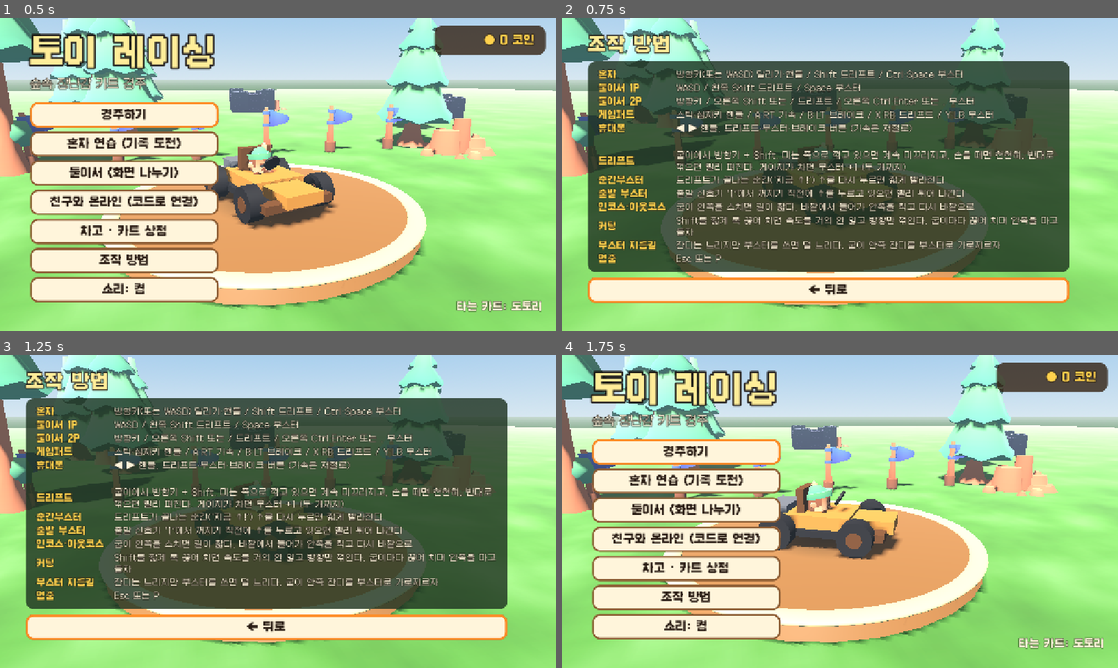
Above: before the commit, frames 1-4 (two rows, left to right).
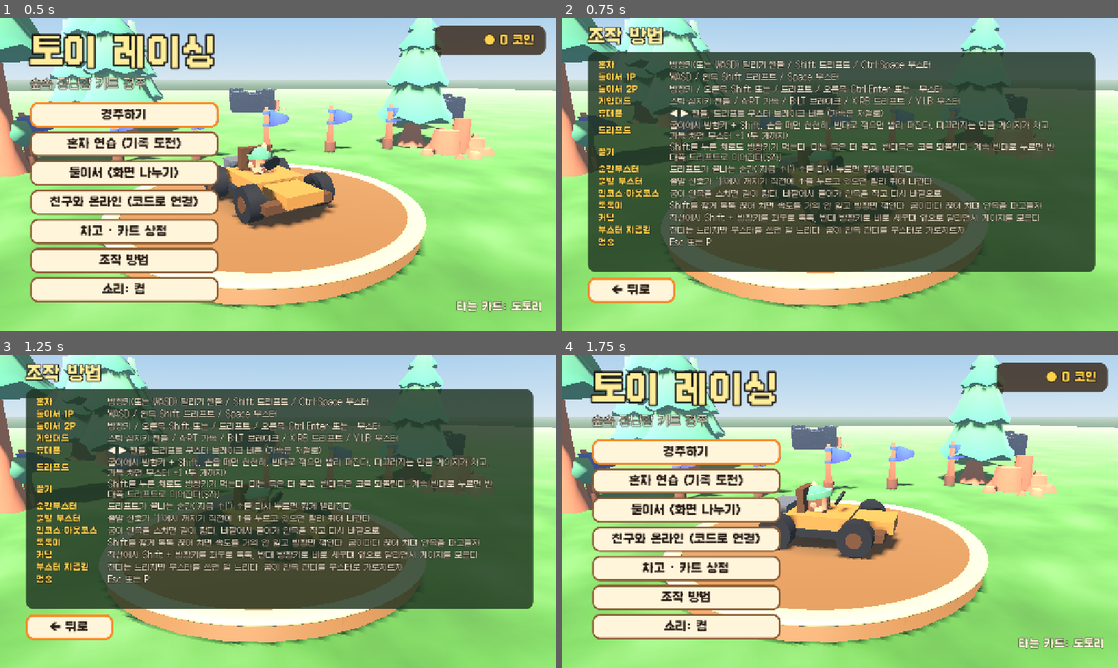
Above: after the commit, the same moments.

Repository: mhyoo-games/toy_racing
Game: Godot game, scene res://scenes/main.tscn
Two runs of this game, one before a commit and one after it. Both use one fixed random seed, a clock stepped at 60 frames per second and the inputs below.
Inputs:
- Up to frame 1 (0.5 s): no input
- Up to frame 2 (0.75 s): click "조작 방법" at 0.5 s
- Up to frame 3 (1.25 s): no input
- Up to frame 4 (1.75 s): click "← 뒤로" at 1.25 s

Frame 1 is identical in both runs. In frame 2, 27% of the frame differs, in the area x 4-96%, y 2-92%; in frame 3, 27%; in frame 4, nothing differs.

Commit message:
드리프트 기술: 끌기(누른 채 방향키)·반대쪽으로 이어가기·톡톡이·커팅, 멈춤 메뉴 가운데로
- 드리프트 키를 누른 채로도 방향키가 먹음: 미는 쪽은 더 돌고, 반대쪽은 코를 되돌리고, 넘어가면 반대쪽 드리프트로(S자)
- 커팅: 작게 미끄러져도 게이지가 차고 가속은 거의 그대로 → 직선에서 좌우로 톡톡 쳐 앞으로 가며 게이지 모으기
- 드리프트 중 핸들은 빨리(카운터), 방향 바꿀 때도 끼익
- 멈춤 메뉴가 화면 밖으로 나가던 것 고침 (가운데 정렬), 조작 방법 화면 스크롤
- 기술 테스트 추가 (끌기 게이지, 누른 채 카운터·반대쪽, 사람처럼 친 커팅)

Co-Authored-By: Claude Opus 5.5 <noreply@anthropic.com>
Claude-Session: https://claude.ai/code/session_012c35DRFcPfDK4CUQBsiQHA

Diff:
--- a/scripts/dev.gd
+++ b/scripts/dev.gd
@@ -18,6 +18,10 @@
 		queue_free()
 		return
 	DirAccess.make_dir_recursive_absolute(out)
+	for a in OS.get_cmdline_user_args():
+		if a.begins_with("--size="):
+			var wh := a.substr(7).split("x")
+			get_window().size = Vector2i(int(wh[0]), int(wh[1]))
 	process_mode = Node.PROCESS_MODE_ALWAYS
 	Sound.set_muted(true)
 	Engine.max_physics_steps_per_frame = 40
@@ -73,6 +77,11 @@
 			await _race("duo", [5.0, 9.0])
 		"time":
 			await _race("time", [5.0])
+		"pause":
+			await _race("race", [2.0])
+			main().race.pause_menu.open()
+			await wait(0.5)
+			await shot("pause")
 		"results":
 			Game.mode = "race"
 			main().start_race()
--- a/scripts/menu.gd
+++ b/scripts/menu.gd
@@ -265,37 +265,43 @@
 # ───────── 조작 방법
 
 func _help() -> void:
-	var v := _column(60, 36)
-	v.add_child(UI.label("조작 방법", 44, Color(1.0, 0.93, 0.6), true))
+	var v := _column(60, 20)
+	v.add_child(UI.label("조작 방법", 40, Color(1.0, 0.93, 0.6), true))
 	var p := UI.panel()
 	v.add_child(p)
+	var sc := ScrollContainer.new()
+	sc.custom_minimum_size = Vector2(1120, 470)
+	sc.horizontal_scroll_mode = ScrollContainer.SCROLL_MODE_DISABLED
+	p.add_child(sc)
 	var lines := [
 		["혼자", "방향키(또는 WASD) 달리기·핸들 / Shift 드리프트 / Ctrl·Space 부스터"],
 		["둘이서 1P", "WASD / 왼쪽 Shift 드리프트 / Space 부스터"],
 		["둘이서 2P", "방향키 / 오른쪽 Shift 또는 / 드리프트 / 오른쪽 Ctrl·Enter 또는 . 부스터"],
 		["게임패드", "스틱·십자키 핸들 / A·RT 가속 / B·LT 브레이크 / X·RB 드리프트 / Y·LB 부스터"],
 		["휴대폰", "◀ ▶ 핸들, 드리프트·부스터·브레이크 버튼 (가속은 저절로)"],
-		["", ""],
-		["드리프트", "굽이에서 방향키 + Shift. 미는 쪽으로 꺾고 있으면 계속 미끄러지고, 손을 떼면 천천히, 반대로 꺾으면 빨리 펴진다. 게이지가 차면 부스터 +1 (두 개까지)"],
+		["드리프트", "굽이에서 방향키 + Shift. 손을 떼면 천천히, 반대로 꺾으면 빨리 펴진다. 미끄러지는 만큼 게이지가 차고, 가득 차면 부스터 +1 (두 개까지)"],
+		["끌기", "Shift를 누른 채로도 방향키가 먹는다. 미는 쪽은 더 돌고, 반대쪽은 코를 되돌린다. 계속 반대로 누르면 반대쪽 드리프트로 이어진다(S자)"],
 		["순간부스터", "드리프트가 끝나는 순간(‘지금 ↑!’) ↑를 다시 누르면 짧게 빨라진다"],
 		["출발 부스터", "출발 신호가 ‘1’에서 꺼지기 직전에 ↑를 누르고 있으면 빨리 튀어 나간다"],
 		["인코스·아웃코스", "굽이 안쪽을 스치면 길이 짧다. 바깥에서 들어가 안쪽을 찍고 다시 바깥으로"],
-		["커팅", "Shift를 짧게 톡 끊어 치면 속도를 거의 안 잃고 방향만 꺾인다. 굽이마다 끊어 치며 안쪽을 파고들자"],
+		["톡톡이", "Shift를 짧게 톡톡 끊어 치면 속도를 거의 안 잃고 방향만 꺾인다. 굽이마다 끊어 치며 안쪽을 파고들자"],
+		["커팅", "직선에서 Shift + 방향키를 좌우로 톡톡, 반대 방향키로 바로 세우며 앞으로 달리면서 게이지를 모은다"],
 		["부스터 지름길", "잔디는 느리지만 부스터를 쓰면 덜 느리다. 굽이 안쪽 잔디를 부스터로 가로지르자"],
 		["멈춤", "Esc 또는 P"],
 	]
 	var grid := GridContainer.new()
 	grid.columns = 2
 	grid.add_theme_constant_override("h_separation", 24)
-	grid.add_theme_constant_override("v_separation", 6)
-	p.add_child(grid)
+	grid.add_theme_constant_override("v_separation", 5)
+	sc.add_child(grid)
 	for l in lines:
-		grid.add_child(UI.label(l[0], 21, Color(1.0, 0.82, 0.3), true))
-		var d := UI.label(l[1], 20, UI.CREAM)
+		grid.add_child(UI.label(l[0], 19, Color(1.0, 0.82, 0.3), true))
+		var d := UI.label(l[1], 18, UI.CREAM)
 		d.autowrap_mode = TextServer.AUTOWRAP_WORD_SMART
-		d.custom_minimum_size = Vector2(880, 0)
+		d.custom_minimum_size = Vector2(900, 0)
 		grid.add_child(d)
 	var back := UI.button("← 뒤로", func(): show_screen("title"), 200)
+	back.size_flags_horizontal = Control.SIZE_SHRINK_BEGIN
 	v.add_child(back)
 	back.call_deferred("grab_focus")
 
--- a/scripts/pause_menu.gd
+++ b/scripts/pause_menu.gd
@@ -12,10 +12,12 @@
 	bg.color = Color(0.05, 0.08, 0.06, 0.7)
 	bg.set_anchors_preset(Control.PRESET_FULL_RECT)
 	add_child(bg)
+	var center := CenterContainer.new()
+	center.set_anchors_and_offsets_preset(Control.PRESET_FULL_RECT)
+	add_child(center)
 	box = VBoxContainer.new()
-	box.set_anchors_preset(Control.PRESET_CENTER)
 	box.add_theme_constant_override("separation", 14)
-	add_child(box)
+	center.add_child(box)
 	var t := Label.new()
 	t.text = "잠깐 멈춤"
 	t.add_theme_font_override("font", Game.font_bold)
@@ -26,14 +28,12 @@
 	for pair in items:
 		var b := UI.button(pair[0], pair[1], 320)
 		box.add_child(b)
-	box.position = -box.get_combined_minimum_size() * 0.5
 
 func open() -> void:
 	visible = true
 	if not race.online:   # 온라인은 친구 화면이 계속 달리므로 멈추지 않는다
 		get_tree().paused = true
 		Sound.pause_loops(true)
-	box.position = -box.get_combined_minimum_size() * 0.5
 	(box.get_child(1) as Button).grab_focus()
 
 func _unhandled_input(e: InputEvent) -> void:
--- a/scripts/race.gd
+++ b/scripts/race.gd
@@ -366,7 +366,7 @@
 	var hud: Hud = r.hud
 	for e in r.k.events:
 		match e:
-			"drift_start":
+			"drift_start", "drift_flip":
 				Sound.play("screech", -3.0 if humans.size() == 1 else -7.0, randf_range(0.95, 1.06))
 			"mini_boost":
 				hud.say("순간부스터!", Color(0.5, 1.0, 0.6))
--- a/scripts/rules.gd
+++ b/scripts/rules.gd
@@ -12,8 +12,9 @@
 const DRIFT_MIN_SPEED := 9.0
 const STEER_IN := 5.5            ## 핸들이 꺾이는 빠르기 (1/초, 끝까지 약 0.18초)
 const STEER_OUT := 9.0           ## 핸들을 놓을 때 돌아오는 빠르기
+const STEER_DRIFT := 11.0        ## 드리프트 중 핸들 빠르기
 const DRIFT_GRIP := 5.0          ## 드리프트 중 가는 방향이 코를 따라가는 빠르기 (낮을수록 많이 미끄러짐)
-const RECOVER_TIME := 0.42       ## 드리프트가 끝난 뒤 접지가 다 돌아오는 시간 (그동안 속도를 거의 안 잃음 = 끊어 타기·커팅)
+const RECOVER_TIME := 0.42       ## 드리프트가 끝난 뒤 접지가 다 돌아오는 시간 (그동안 속도를 거의 안 잃음 = 톡톡이)
 
 # ────────────────────────── 카트 능력치 ──────────────────────────
 
@@ -72,7 +73,7 @@
 ## 모델: 속도는 크기(sp)와 방향(va)으로 나눈다. 핸들은 코(yaw)를 돌리고, 가는 방향(va)은 접지력만큼 코를 따라간다.
 ##   보통 때는 접지력이 커서 거의 바로 따라가고, 드리프트 중에는 작아서 옆으로 미끄러진다(미끄러짐 각 ≈ 회전 속도 / 접지력).
 ##   방향만 돌 뿐 속도 크기는 미끄러지는 만큼만 조금씩 준다 → 드리프트해도 속도가 살아 있다.
-##   드리프트가 끝나면 접지력이 RECOVER_TIME에 걸쳐 돌아온다 → Shift를 짧게 끊어 치면 속도를 잃지 않고 방향만 꺾인다(커팅).
+##   드리프트가 끝나면 접지력이 RECOVER_TIME에 걸쳐 돌아온다 → Shift를 짧게 끊어 치면 속도를 잃지 않고 방향만 꺾인다(톡톡이). 직선에서 좌우로 톡톡 치면 앞으로 가며 게이지가 찬다(커팅).
 static func step(k: Dictionary, inp: Dictionary, st: Dictionary, dt: float) -> void:
 	var throttle: float = clampf(float(inp.get("throttle", 0.0)), -1.0, 1.0)
 	var raw: float = clampf(float(inp.get("steer", 0.0)), -1.0, 1.0)
@@ -81,6 +82,8 @@
 	var rate := STEER_OUT
 	if raw != 0.0 and (cur == 0.0 or signf(raw) == signf(cur)) and absf(raw) > absf(cur):
 		rate = STEER_IN
+	if k.drift:
+		rate = STEER_DRIFT   # 드리프트 중에는 카운터를 빨리 넣을 수 있게
 	k.steer_s = move_toward(cur, raw, rate * dt)
 	var steer: float = k.steer_s
 
@@ -113,21 +116,29 @@
 		var dir := float(k.drift_dir)
 		var push := steer * dir            # +면 미는 쪽, -면 반대(카운터)
 		var released: bool = not inp.get("drift", false)
-		var amt := clampf(0.62 + 0.42 * push, 0.25, 1.04)
-		target_w = -dir * st.turn * 1.08 * amt
 		resp = 6.5
 		grip = DRIFT_GRIP
 		slide_drag = 2.4
-		if released and push < -0.2:
-			# 카운터: 코를 가는 방향 쪽으로 되돌리며 빨리 편다
+		if not released:
+			# 드리프트 키를 누르고 있는 동안에도 방향키가 다 먹는다 (끌기):
+			# 미는 쪽은 더 돌고, 반대쪽은 코를 되돌린다. 계속 반대로 누르면 반대쪽 드리프트로 이어진다.
+			var amt := 0.62 + 0.42 * push if push >= 0.0 else 0.62 + 1.35 * push
+			target_w = -dir * st.turn * 1.08 * amt
+			if push < 0.0:
+				resp = 9.0
+		elif push < -0.2:
+			# 키를 떼고 카운터: 코를 가는 방향 쪽으로 되돌리며 빨리 편다
 			target_w = dir * st.turn * 0.35
 			grip = 9.0
 			ending = true
-		elif released and push < 0.3:
+		elif push < 0.3:
 			# 손을 다 떼면 천천히 펴진다
 			target_w = -dir * st.turn * 0.08
 			grip = 7.0
 			ending = true
+		else:
+			var amt2 := 0.62 + 0.42 * push
+			target_w = -dir * st.turn * 1.08 * amt2
 	else:
 		var low := clampf(absf(sp) / 7.0, 0.35, 1.0)   # 멈춰 있어도 조금은 돈다
 		var high := 1.0 - 0.22 * clampf(sp / st.max_speed, 0.0, 1.2)
@@ -155,7 +166,8 @@
 	elif throttle > 0.0:
 		if sp < top:
 			var curve := 1.0 - 0.55 * clampf(sp / top, 0.0, 1.0)
-			sp = minf(top, sp + st.accel * throttle * curve * along * (0.35 if k.drift else 1.0) * dt)
+			var drift_acc := lerpf(1.0, 0.35, clampf(absf(slip) / 0.4, 0.0, 1.0)) if k.drift else 1.0   # 조금만 미끄러지면 가속이 거의 산다 (톡톡이·커팅)
+			sp = minf(top, sp + st.accel * throttle * curve * along * drift_acc * dt)
 	elif throttle < 0.0:
 		if sp > 0.5:
 			sp = maxf(0.0, sp - 38.0 * dt)
@@ -172,14 +184,22 @@
 
 	# ── 드리프트 게이지·끝
 	if k.drift:
-		k.gauge += st.drift_gain * (0.3 + 0.7 * clampf(absf(slip) / 0.4, 0.0, 1.0)) * clampf(sp / 20.0, 0.0, 1.0) * dt
+		# 게이지: 미끄러지는 만큼 (작게 미끄러져도 조금씩 찬다 → 직선에서 톡톡 쳐서 모으는 커팅)
+		if absf(slip) > 0.03:
+			k.gauge += st.drift_gain * (0.3 + 0.7 * clampf(absf(slip) / 0.4, 0.0, 1.0)) * clampf(sp / 20.0, 0.0, 1.0) * dt
 		var dir2 := float(k.drift_dir)
-		if (ending and absf(slip) < 0.1) or sp < 6.0 or (k.drift_time > 0.12 and slip * dir2 < -0.05):
+		var held: bool = inp.get("drift", false)
+		if held and k.drift_time > 0.1 and slip * dir2 < -0.04 and steer * dir2 < -0.3:
+			# 누른 채 반대로 꺾어 코가 넘어가면 반대쪽 드리프트로 이어간다
+			k.drift_dir = -int(dir2)
+			k.drift_time = 0.0
+			k.events.append("drift_flip")
+		elif (ending and absf(slip) < 0.1) or sp < 6.0 or (not held and k.drift_time > 0.12 and slip * dir2 < -0.05):
 			k.drift = false
 	if was_drift and not k.drift:
 		k.events.append("drift_end")
 		k.recover = 0.0
-		if k.drift_time > 0.25:
+		if k.drift_time > 0.18:
 			k.window_t = MINI_WINDOW
 
 	# ── 순간부스터: 드리프트가 끝난 직후 가속 키를 다시 누른다
--- a/tests/run_tests.gd
+++ b/tests/run_tests.gd
@@ -20,6 +20,7 @@
 	_driving()
 	_drift_and_boost()
 	_smooth_feel()
+	_drift_tricks()
 	_track_geometry()
 	_race_rules()
 	_shop_and_save()
@@ -298,3 +299,54 @@
 	ok(cut.vel.length() > 28.0 * 0.95, "커팅해도 속도를 거의 안 잃는다 (%.1f)" % cut.vel.length())
 	print("  조작감: 핸들 첫 %.3f→%.2f, 드리프트 각 %.2f, 커팅 %.2f vs 핸들 %.2f rad, 속도 %.1f" % [first, prev, mx, cut_ang, turn_ang, cut.vel.length()])
 	ok(not cut.drift and absf(cut.slip) < 0.05, "끊어 친 드리프트는 곧 바로 선다 (미끄러짐 %.2f)" % cut.slip)
+
+## 드리프트 기술: 누른 채 방향키(끌기·반대쪽으로 이어가기), 직선에서 톡톡 쳐서 게이지 모으기(톡톡이·커팅)
+func _drift_tricks() -> void:
+	var st := Rules.kart_stats(kart("acorn"))
+	var dt := 1.0 / 60.0
+	# 끌기: 누른 채 미는 쪽으로 길게 → 게이지가 많이 찬다
+	var k := Rules.new_kart(Vector2.ZERO, 0.0)
+	k.vel = Vector2(0, 28)
+	for i in 90:
+		Rules.step(k, {"throttle": 1.0, "steer": 1.0, "drift": true}, st, dt)
+	ok(k.drift and k.gauge > 0.5, "끌기: 1.5초 끌면 게이지 반 넘게 (%.2f)" % k.gauge)
+	# 누른 채 반대로 꺾으면 코가 돌아오고(드리프트는 이어짐), 더 누르면 반대쪽 드리프트로
+	var slip_before := absf(k.slip)
+	for i in 15:
+		Rules.step(k, {"throttle": 1.0, "steer": -1.0, "drift": true}, st, dt)
+	ok(k.drift and absf(k.slip) < slip_before - 0.15, "누른 채 반대 방향키: 코가 돌아온다 (%.2f → %.2f)" % [slip_before, absf(k.slip)])
+	var flipped := false
+	for i in 50:
+		Rules.step(k, {"throttle": 1.0, "steer": -1.0, "drift": true}, st, dt)
+		if "drift_flip" in k.events:
+			flipped = true
+		k.events.clear()
+	ok(flipped and k.drift and k.drift_dir == -1 and k.slip < -0.2, "계속 누르면 반대쪽 드리프트로 이어진다 (S자)")
+	# 톡톡이·커팅: 직선에서 Shift+방향키를 짧게 좌우로 톡톡 → 앞으로 가면서 게이지를 모은다
+	var c := Rules.new_kart(Vector2.ZERO, 0.0)
+	c.vel = Vector2(0, st.max_speed)
+	var plain := Rules.new_kart(Vector2.ZERO, 0.0)
+	plain.vel = Vector2(0, st.max_speed)
+	var side := 1.0
+	var t := 0.0
+	var worst := 0.0
+	for i in 240:
+		var ph := fmod(t, 0.45)
+		if ph < dt:
+			# 사람처럼: 가는 방향이 틀어진 반대쪽으로 친다 (거의 똑바르면 번갈아)
+			var head := wrapf(atan2(c.vel.x, c.vel.y), -PI, PI)
+			side = -side if absf(head) < 0.04 else (1.0 if head > 0.0 else -1.0)
+		var inp := {"throttle": 1.0, "steer": 0.0, "drift": false}
+		if ph < 0.12:
+			inp = {"throttle": 1.0, "steer": side, "drift": true}
+		elif ph < 0.3:
+			inp = {"throttle": 1.0, "steer": -side, "drift": true}
+		Rules.step(c, inp, st, dt)
+		Rules.step(plain, {"throttle": 1.0}, st, dt)
+		worst = maxf(worst, absf(wrapf(atan2(c.vel.x, c.vel.y), -PI, PI)))
+		t += dt
+	var gained: float = c.gauge + c.boosts
+	print("  톡톡이·커팅 4초: 게이지 %.2f, 속도 %.1f / %.1f, 가장 많이 틀어진 방향 %.2f rad, 앞으로 %.0f / %.0f" % [gained, c.vel.length(), plain.vel.length(), worst, c.pos.y, plain.pos.y])
+	ok(gained > 0.6, "커팅: 직선에서 톡톡 쳐서 게이지를 모은다 (%.2f)" % gained)
+	ok(worst < 0.35, "커팅해도 거의 앞으로 간다 (%.2f rad)" % worst)
+	ok(c.pos.y > plain.pos.y * 0.93, "커팅해도 거리를 크게 안 잃는다 (%.0f / %.0f)" % [c.pos.y, plain.pos.y])
Not shown, changed: CLAUDE.md
